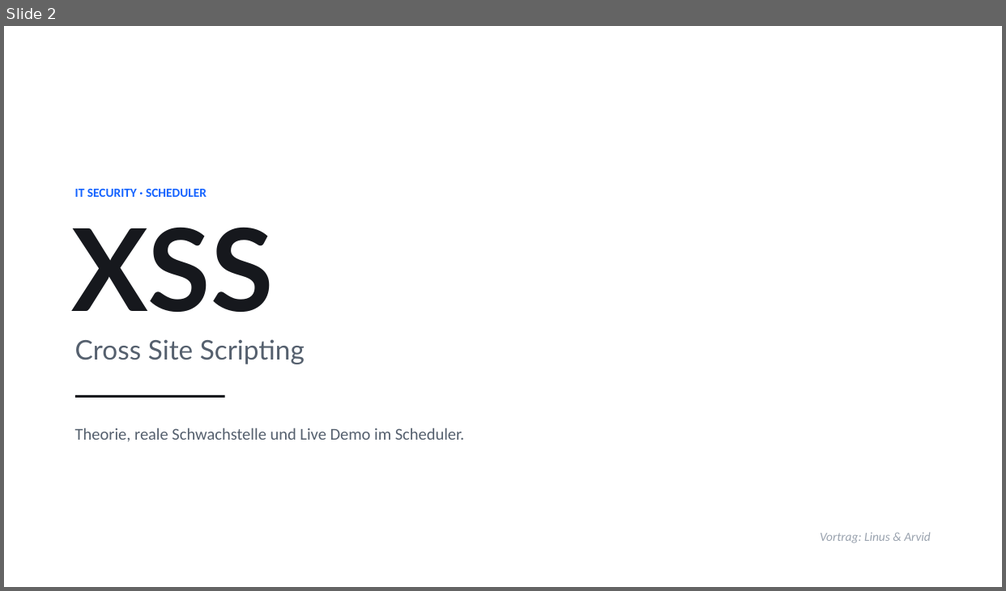
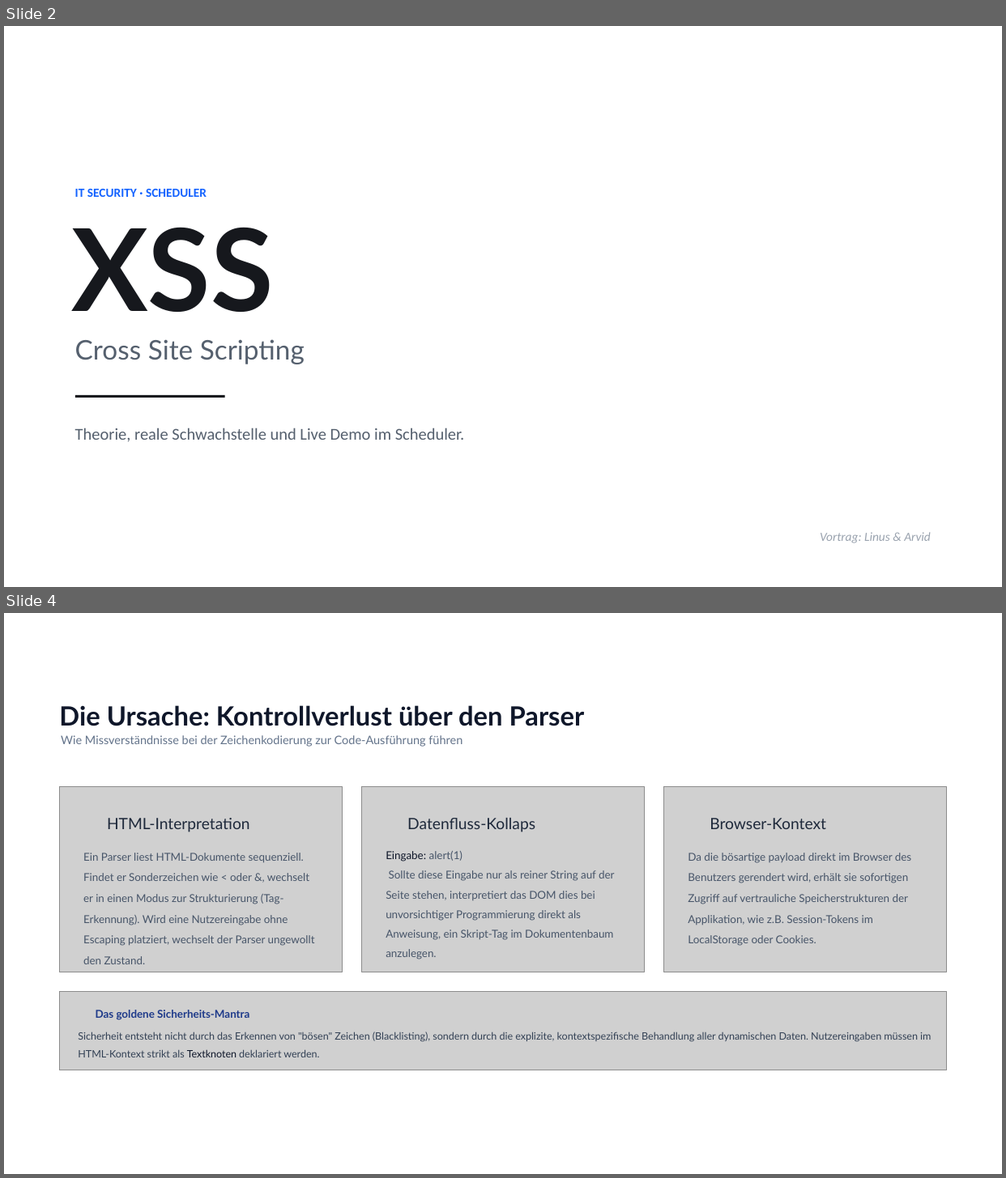
Before and after one commit to Tom-N-M/its-xss_and_cors, a slide deck: XSS-CORS-Praesentation.pptx. Shown one above the other, each under a label of ours: slide 2 before the commit, slides 2 and 4 after it; the slides between them are not shown. The pictures are 1006x591 and 1006x1178 pixels, drawn with LibreOffice and Linux fonts; fonts in the diff are those of the drawing; grey boxes stand for pictures; background and template pictures are left out. Boxes give left, top, right and bottom in pixels: in the first picture for what was removed or moved away, otherwise in the second. Text is boxed around its words. In the diff, an @@ line names an element or a change of style, - is before the commit and + after.

Commit message:
Added Slides

```diff
--- a/XSS-CORS-Praesentation.pptx
+++ b/XSS-CORS-Praesentation.pptx
@@ slide 4 added at (4,613,1002,1174), background #FFFFFF @@
@@ text added at (59,705,585,726), 25.5 pt, text #0F172A, bold @@
+Die Ursache: Kontrollverlust über den Parser
@@ text added at (61,735,462,747), 11.2 pt, text #64748B @@
+Wie Missverständnisse bei der Zeichenkodierung zur Code-Ausführung führen
@@ picture added at (59,787,343,973) @@
@@ picture added at (362,787,645,973) @@
@@ picture added at (664,787,948,973) @@
@@ text added at (107,818,250,833), 15 pt, text #1E293B @@
+HTML-Interpretation
@@ text added at (407,818,535,833), 15 pt, text #1E293B @@
+Datenfluss-Kollaps
@@ text added at (710,818,826,829), 15 pt, text #1E293B @@
+Browser-Kontext
@@ text added at (83,853,315,965), 10.5 pt, text #475569 @@
+Ein Parser liest HTML-Dokumente sequenziell. Findet er Sonderzeichen wie < oder &, wechselt er in einen Modus zur Strukturierung (Tag-Erkennung). Wird eine Nutzereingabe ohne Escaping platziert, wechselt der Parser ungewollt den Zustand.
@@ text added at (386,851,614,960), 10.5 pt, text #475569 @@
+Eingabe: alert(1)
+Sollte diese Eingabe nur als reiner String auf der Seite stehen, interpretiert das DOM dies bei unvorsichtiger Programmierung direkt als Anweisung, ein Skript-Tag im Dokumentenbaum anzulegen.
@@ text added at (688,853,911,946), 10.5 pt, text #475569 @@
+Da die bösartige payload direkt im Browser des Benutzers gerendert wird, erhält sie sofortigen Zugriff auf vertrauliche Speicherstrukturen der Applikation, wie z.B. Session-Tokens im LocalStorage oder Cookies.
@@ picture added at (59,992,947,1071) @@
@@ text added at (96,1010,249,1020), 10.5 pt, text #1E3A8A, bold @@
+Das goldene Sicherheits-Mantra
@@ text added at (78,1032,931,1058), 9.8 pt, text #334155 @@
+Sicherheit entsteht nicht durch das Erkennen von "bösen" Zeichen (Blacklisting), sondern durch die explizite, kontextspezifische Behandlung aller dynamischen Daten. Nutzereingaben müssen im HTML-Kontext strikt als Textknoten deklariert werden.
```
Also in this commit, not shown: 4 other slides added, 3 slides removed.
